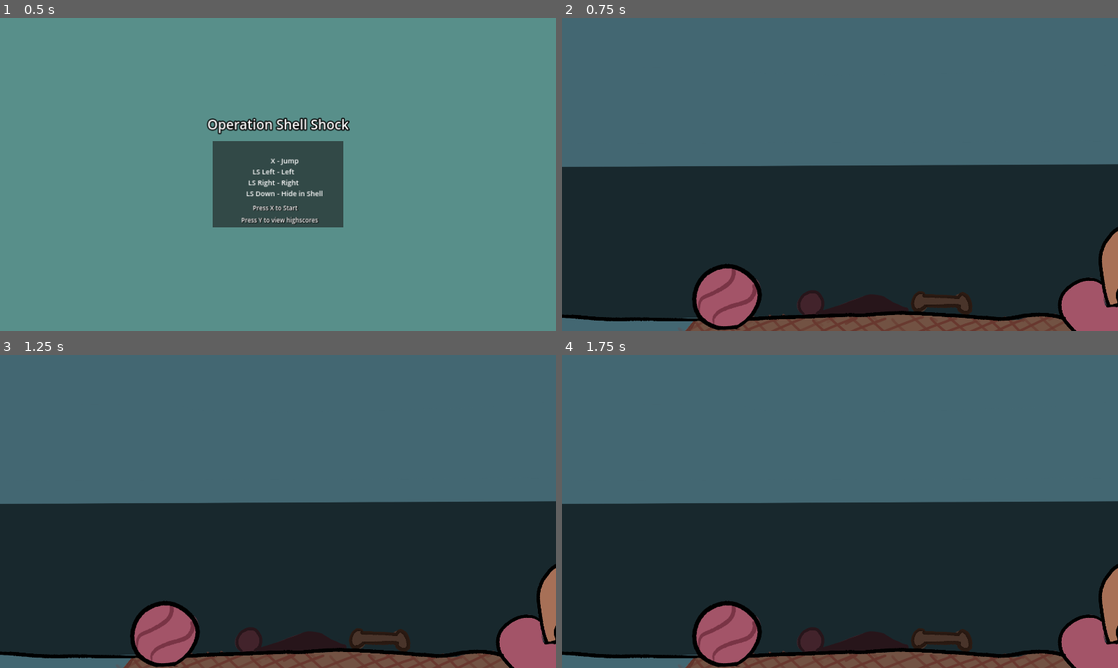
Above: before the commit, frames 1-4 (two rows, left to right).
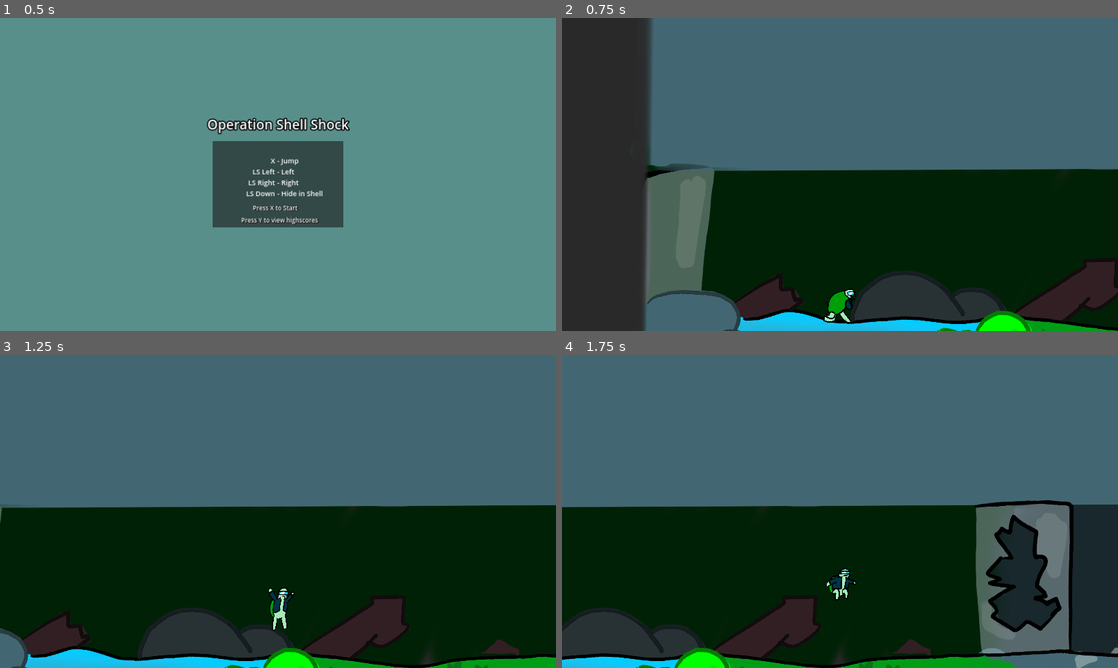
Above: after the commit, the same moments.

Repository: isterkvarn/operation_shell_shock
Game: Godot game, scene res://menus/main_menu/main_menu.tscn
Same seed, same stepped clock (60 frames per second), same inputs: the game is played once before the commit and once after it.
Inputs:
- Up to frame 1 (0.5 s): no input
- Up to frame 2 (0.75 s): tap X (start) at 0.5 s; hold D (ss_right) from 0.53 s (still down); tap Y (highscores) at 0.6 s
- Up to frame 3 (1.25 s): keep holding D (ss_right); tap W (ss_jump) at 0.77 s
- Up to frame 4 (1.75 s): keep holding D (ss_right); tap X (start) at 1.35 s; tap W (ss_jump) at 1.52 s

Frame 1 is identical in both runs. In frame 2, 51% of the frame differs, in the area x 0-100%, y 0-100%; in frame 3, 50%; in frame 4, 45%.

Commit message:
feat: separate camera and camera follow player x

Diff:
--- a/levels/demo_level.tscn
+++ b/levels/demo_level.tscn
@@ -1,7 +1,8 @@
-[gd_scene load_steps=24 format=3 uid="uid://2u2cdsx2bifi"]
+[gd_scene load_steps=25 format=3 uid="uid://2u2cdsx2bifi"]
 
 [ext_resource type="PackedScene" uid="uid://cnr7yd4dkepc0" path="res://player/player.tscn" id="1_jjy5y"]
 [ext_resource type="PackedScene" uid="uid://vy8vlwm3i6wm" path="res://tilemap/demo_tile_map.tscn" id="2_0e213"]
+[ext_resource type="PackedScene" uid="uid://d3r1dmlc758q2" path="res://player/camera/camera.tscn" id="2_5fijp"]
 [ext_resource type="PackedScene" uid="uid://cdvwoinmougxm" path="res://turret/turret.tscn" id="3_uepm8"]
 [ext_resource type="PackedScene" uid="uid://rufm4nojtjd7" path="res://death_wall/death_wall.tscn" id="4_w7pqe"]
 [ext_resource type="PackedScene" uid="uid://fvvsyketqois" path="res://checkpoints/check_point_master.tscn" id="5_bjulw"]
@@ -57,6 +58,8 @@
 position = Vector2(-4514, 607)
 out_of_shell_speed = 1300.0
 
+[node name="Camera" parent="Player" instance=ExtResource("2_5fijp")]
+
 [node name="TileMap" parent="." instance=ExtResource("2_0e213")]
 visible = false
 layer_0/tile_data = PackedInt32Array(327726, 0, 0, 327727, 0, 0, 327728, 0, 0, 327729, 0, 0, 327730, 0, 0, 327731, 0, 0 …(44201 unchanged characters)…
--- a/player/camera.gd
+++ /dev/null
@@ -1,5 +0,0 @@
-extends Camera2D
-
-
-func _physics_process(delta):
-	pass
--- /dev/null
+++ b/player/camera/camera.gd
@@ -0,0 +1,7 @@
+extends Camera2D
+
+@onready var player = $".."
+
+
+func _physics_process(delta):
+	position.x = player.global_position.x
--- /dev/null
+++ b/player/camera/camera.tscn
@@ -0,0 +1,8 @@
+[gd_scene load_steps=2 format=3 uid="uid://d3r1dmlc758q2"]
+
+[ext_resource type="Script" path="res://player/camera/camera.gd" id="1_2jf1o"]
+
+[node name="Camera" type="Camera2D"]
+top_level = true
+zoom = Vector2(0.8, 0.8)
+script = ExtResource("1_2jf1o")
--- /dev/null
+++ b/player/camera/camera_marker.gd
@@ -0,0 +1 @@
+extends Node
--- a/player/player.tscn
+++ b/player/player.tscn
@@ -12,7 +12,6 @@
 [ext_resource type="Texture2D" uid="uid://dhd87b766p6jq" path="res://player/sprites/IMG_0059.png" id="10_ideok"]
 [ext_resource type="Texture2D" uid="uid://ceje1jtwxs6l8" path="res://player/sprites/IMG_0060.png" id="11_iofck"]
 [ext_resource type="Texture2D" uid="uid://dc7tnstrcypub" path="res://player/sprites/IMG_0061.png" id="12_6guce"]
-[ext_resource type="Script" path="res://player/camera.gd" id="13_qlm8e"]
 [ext_resource type="FontFile" uid="uid://ca5wgm85ht813" path="res://highscore/Octopus Game.ttf" id="14_cnmfu"]
 [ext_resource type="AudioStream" uid="uid://7sc2d6rdoc4n" path="res://sounds/switch.mp3" id="15_m0ipw"]
 
@@ -102,11 +101,6 @@
 shape = SubResource("RectangleShape2D_fo7p5")
 disabled = true
 
-[node name="Camera2D" type="Camera2D" parent="."]
-top_level = true
-zoom = Vector2(0.8, 0.8)
-script = ExtResource("13_qlm8e")
-
 [node name="RoofRayCast1" type="RayCast2D" parent="."]
 position = Vector2(37, -78)
 scale = Vector2(1, 0.5)
Not shown: 1 places in levels/demo_level.tscn that only renumber resources
Not shown: 1 places in player/player.tscn that only renumber resources
